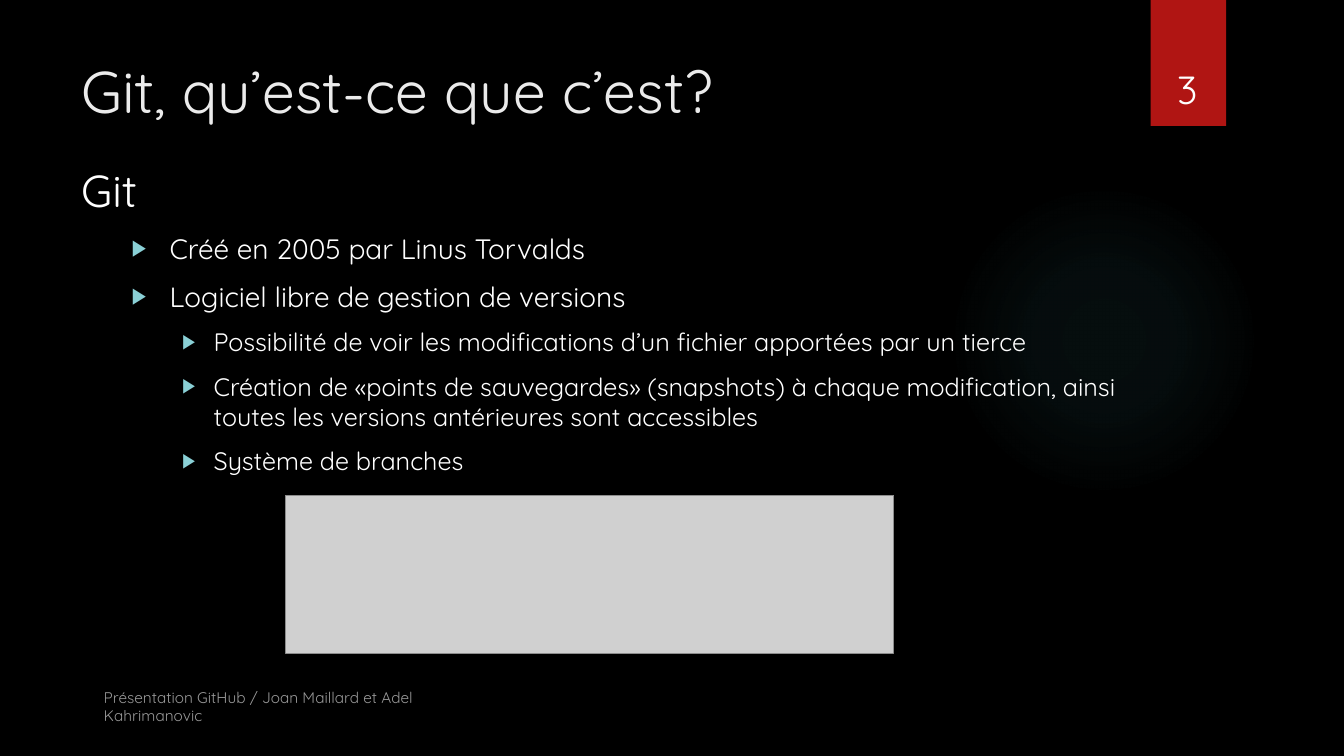
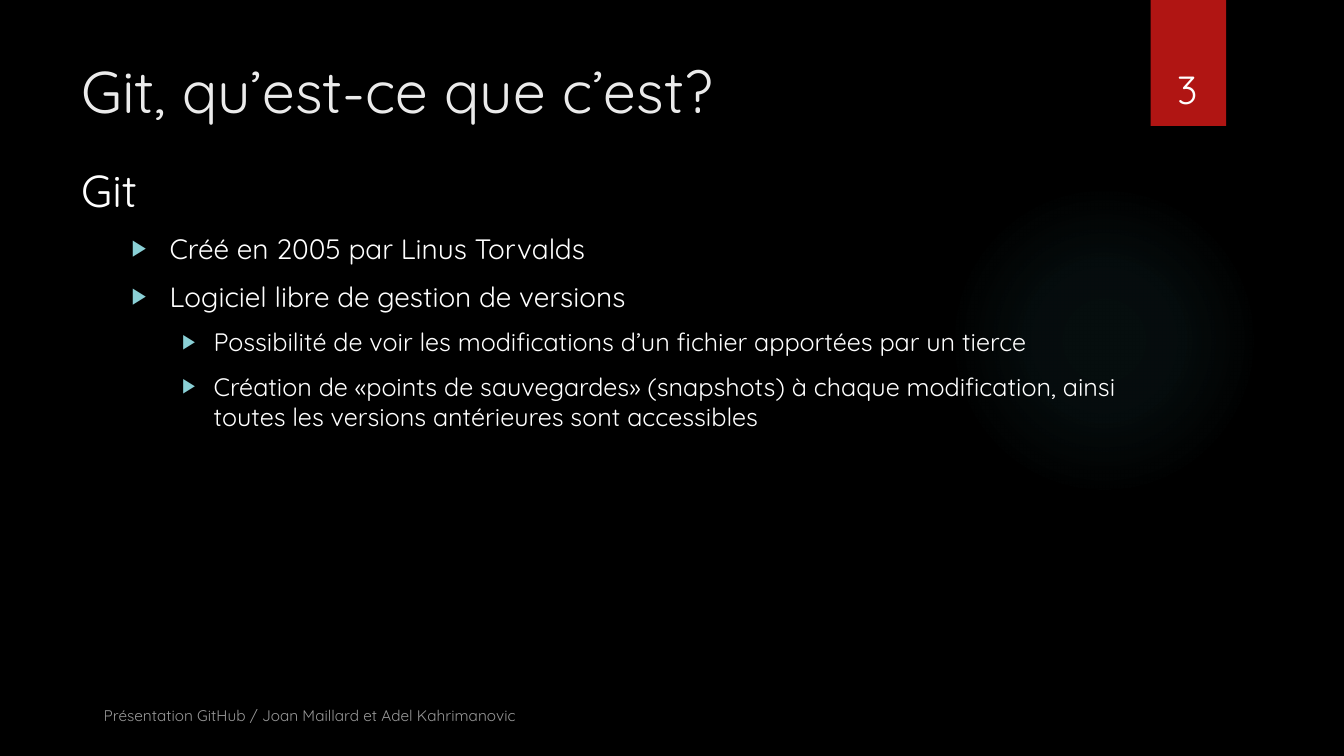
Before and after one commit to JoanMaillard/Manette, a slide deck: slide 3 of GitHub.pptx. Drawn at 1344x756 pixels with LibreOffice and Linux fonts; fonts in the diff are those of the drawing; grey boxes stand for pictures; background and template pictures are left out. Boxes give left, top, right and bottom in pixels: in the first picture for what was removed or moved away, otherwise in the second. Text is boxed around its words. In the diff, an @@ line names an element or a change of style, - is before the commit and + after.

```diff
--- a/GitHub.pptx
+++ b/GitHub.pptx
@@ text at box(214, 451, 463, 475): paragraph removed @@
-  ▶ Système de branches
@@ picture removed at box(285, 495, 894, 653) @@
@@ text "Présentation GitHub / Joan Maillard ..." rewrapped from box(104, 692, 412, 721) to box(104, 710, 516, 721) @@
```
Also in this commit, not shown: 5 other slides changed, 3 slides added.
